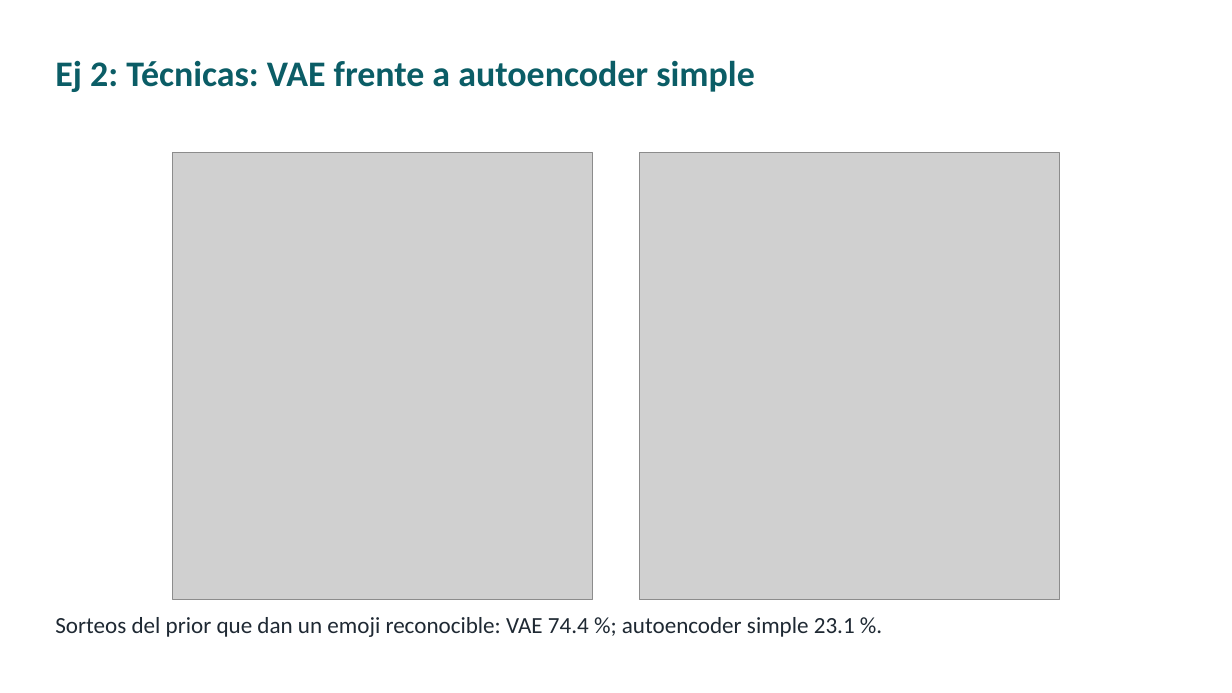
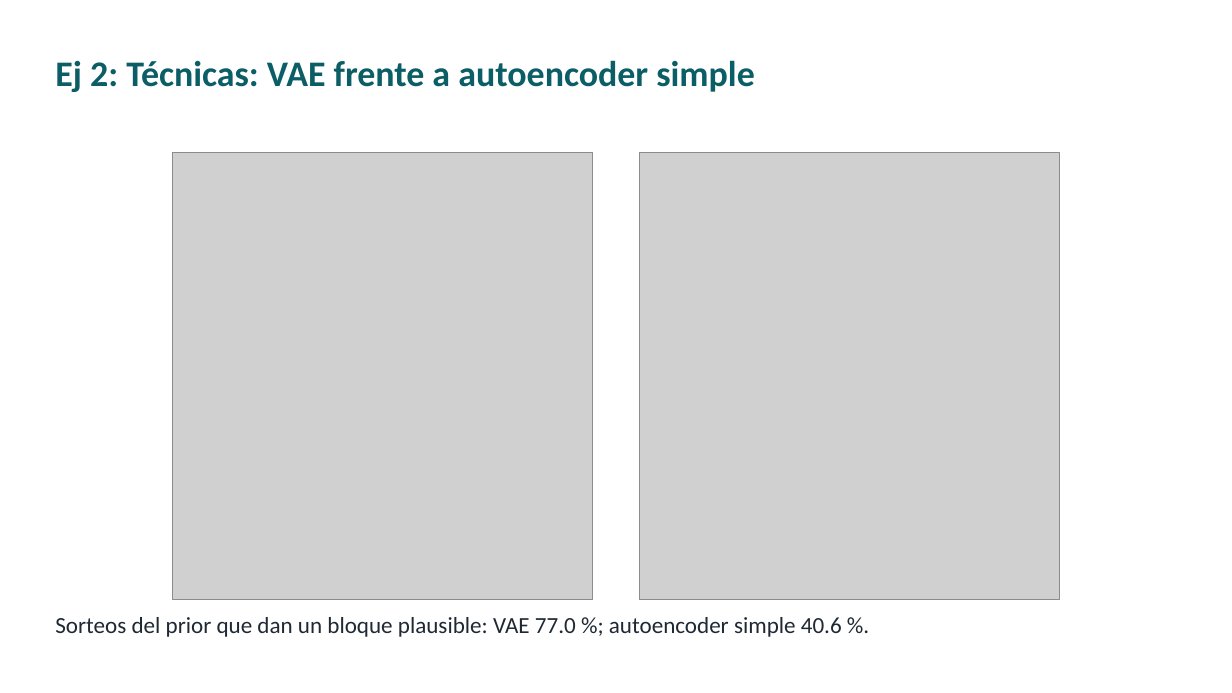
Before and after one commit to ldicandia/SIA-G3, a slide deck: slide 21 of TP5/presentacion/TP5-autoencoders.pptx. Drawn at 1232x693 pixels with LibreOffice and Linux fonts; fonts in the diff are those of the drawing; grey boxes stand for pictures. Boxes give left, top, right and bottom in pixels: in the first picture for what was removed or moved away, otherwise in the second. Text is boxed around its words. In the diff, an @@ line names an element or a change of style, - is before the commit and + after.

```diff
--- a/TP5/presentacion/TP5-autoencoders.pptx
+++ b/TP5/presentacion/TP5-autoencoders.pptx
@@ text at (x1=55, y1=617, x2=842, y2=637): text changed @@
-Sorteos del prior que dan un emoji reconocible: VAE 74.4 %; autoencoder simple 23.1 %.
+Sorteos del prior que dan un bloque plausible: VAE 77.0 %; autoencoder simple 40.6 %.
```
Also in this commit, not shown: 5 other slides changed, 2 slides added, 2 slides removed, 33 other files.
